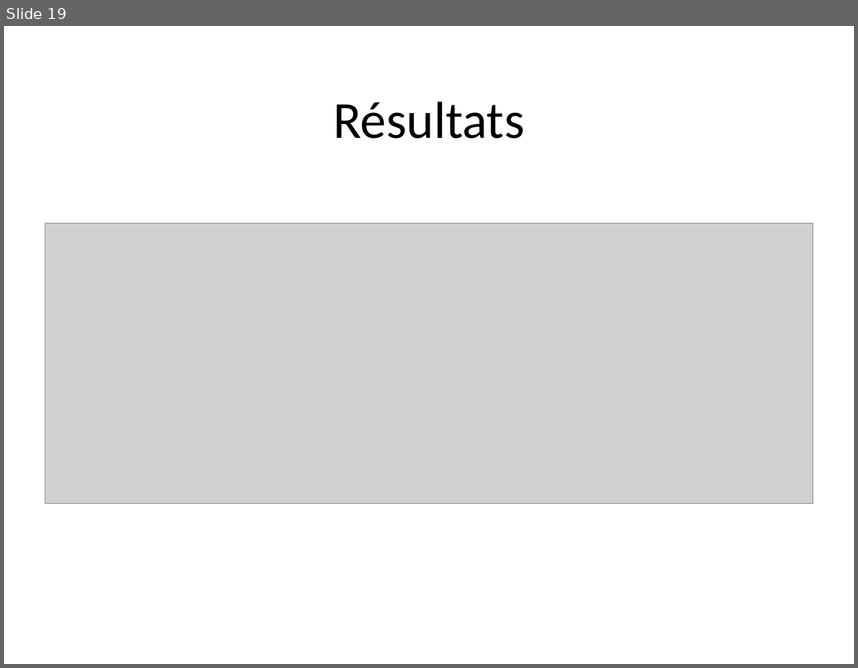
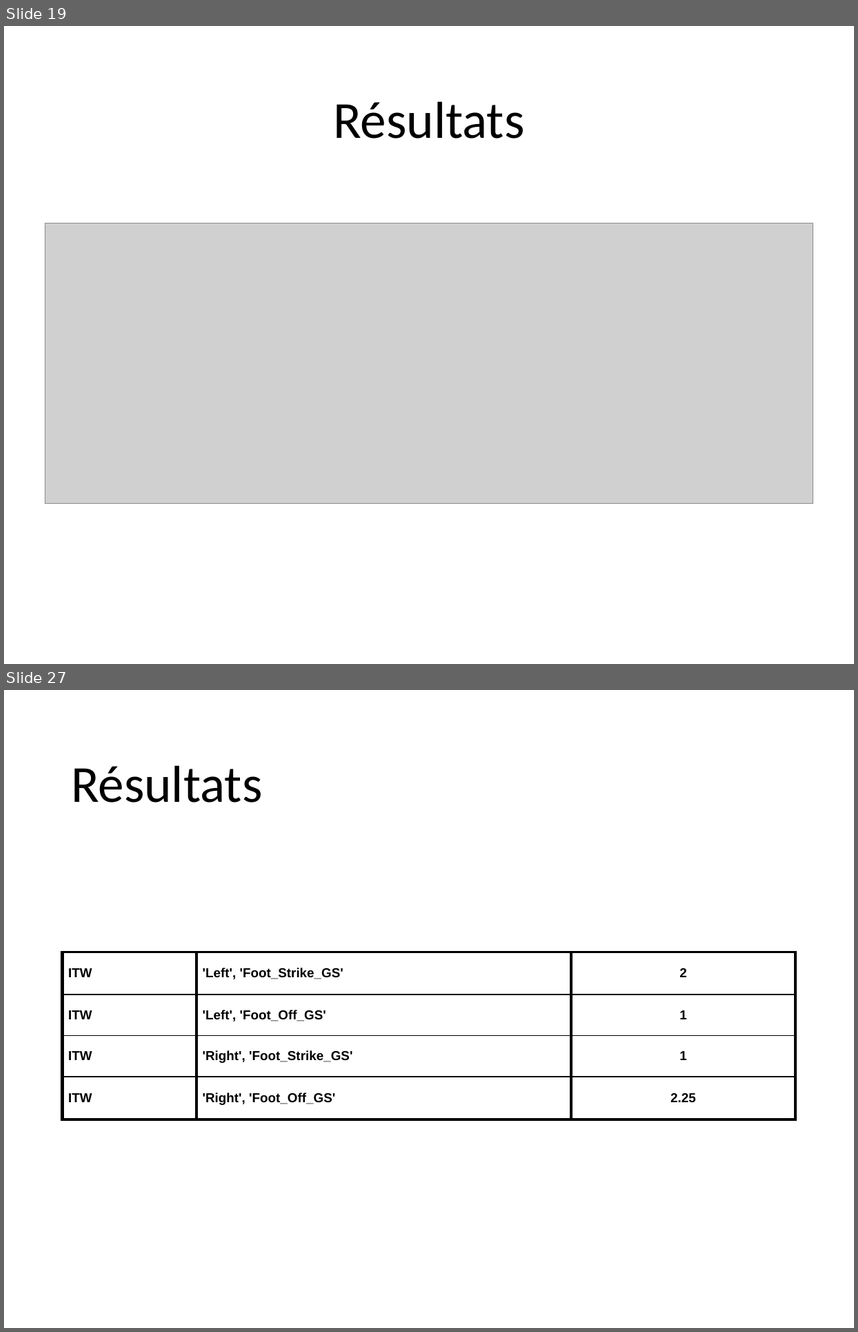
Before and after one commit to staufga0/DM_Project, a slide deck: Data Mining Presentation.pptm. Shown one above the other, each under a label of ours: slide 19 before the commit, slides 19 and 27 after it; the slides between them are not shown. The pictures are 858x668 and 858x1332 pixels, drawn with LibreOffice and Linux fonts; fonts in the diff are those of the drawing; grey boxes stand for pictures. Boxes give left, top, right and bottom in pixels: in the first picture for what was removed or moved away, otherwise in the second. Text is boxed around its words. In the diff, an @@ line names an element or a change of style, - is before the commit and + after.

```diff
--- a/Data Mining Presentation.pptm
+++ b/Data Mining Presentation.pptm
@@ slide 27 added at <box>4,690,854,1328</box>, background #FFFFFF @@
@@ title added at <box>71,765,263,802</box>, 44 pt, text #000000 @@
+Résultats
@@ table added at <box>63,952,796,1119</box>, 4 rows, 3 columns @@
+ITW | 'Left', 'Foot_Strike_GS' | 2
+ITW | 'Left', 'Foot_Off_GS' | 1
+ITW | 'Right', 'Foot_Strike_GS' | 1
+ITW | 'Right', 'Foot_Off_GS' | 2.25
```
Also in this commit, not shown: 9 other slides added.
